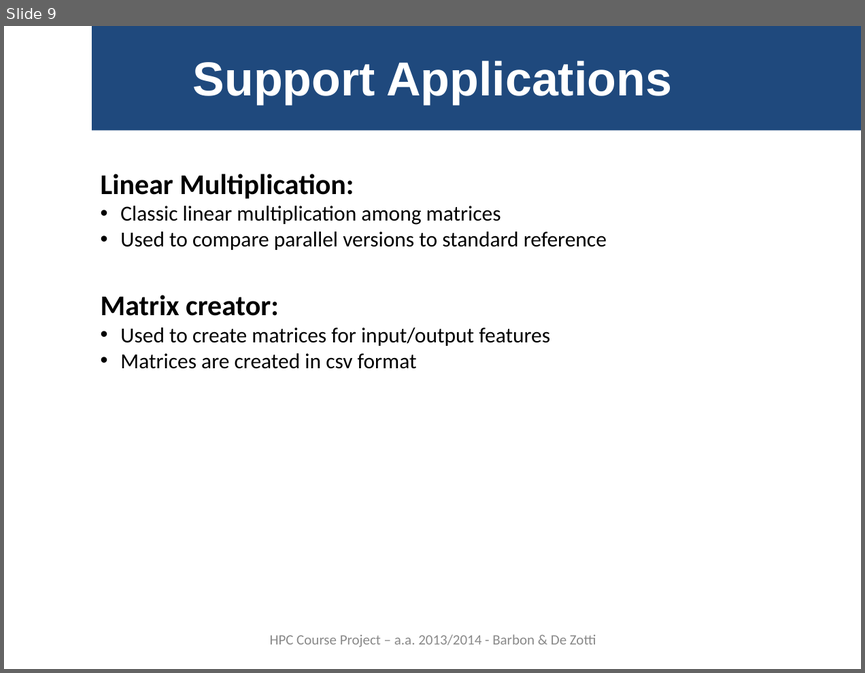
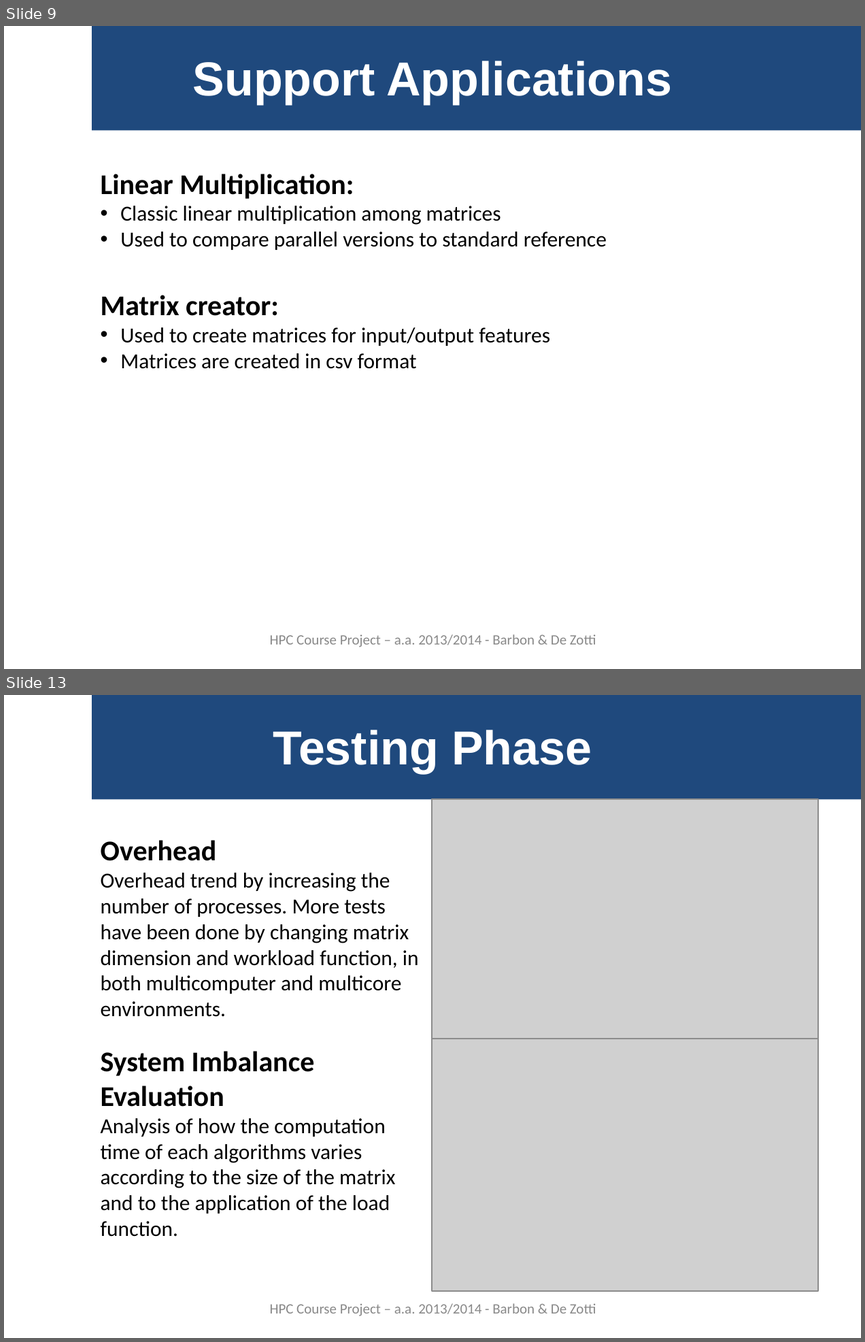
Before and after one commit to gbarbon/gbarbon_projects, a slide deck: hpc_clean/hpc_report/hpc_presentation_0.1.ppt. Shown one above the other, each under a label of ours: slide 9 before the commit, slides 9 and 13 after it; the slides between them are not shown. The pictures are 865x673 and 865x1342 pixels, drawn with LibreOffice and Linux fonts; fonts in the diff are those of the drawing; grey boxes stand for pictures. Boxes give left, top, right and bottom in pixels: in the first picture for what was removed or moved away, otherwise in the second. Text is boxed around its words. In the diff, an @@ line names an element or a change of style, - is before the commit and + after.

```diff
--- a/hpc_clean/hpc_report/hpc_presentation_0.1.ppt
+++ b/hpc_clean/hpc_report/hpc_presentation_0.1.ppt
@@ slide 13 added at bbox=[4, 695, 861, 1338], background #FFFFFF @@
@@ rectangle added at bbox=[92, 695, 861, 800], fill #1F497D @@
@@ title added at bbox=[273, 730, 592, 773], 40 pt, text #FFFFFF, bold @@
+Testing Phase
@@ picture added at bbox=[432, 798, 818, 1038] @@
@@ text added at bbox=[101, 840, 419, 1017], 18 pt, text #000000 @@
+Overhead
+Overhead trend by increasing the number of processes. More tests have been done by changing matrix dimension and workload function, in both multicomputer and multicore environments.
@@ picture added at bbox=[432, 1038, 818, 1291] @@
@@ text added at bbox=[101, 1051, 395, 1236], 18 pt, text #000000 @@
+System Imbalance Evaluation
+Analysis of how the computation time of each algorithms varies
+according to the size of the matrix and to the application of the load function.
@@ text added at bbox=[270, 1303, 596, 1316], 12 pt, text #898989 @@
+HPC Course Project – a.a. 2013/2014 - Barbon & De Zotti
```
Also in this commit, not shown: 3 slides changed, 2 other slides added.
